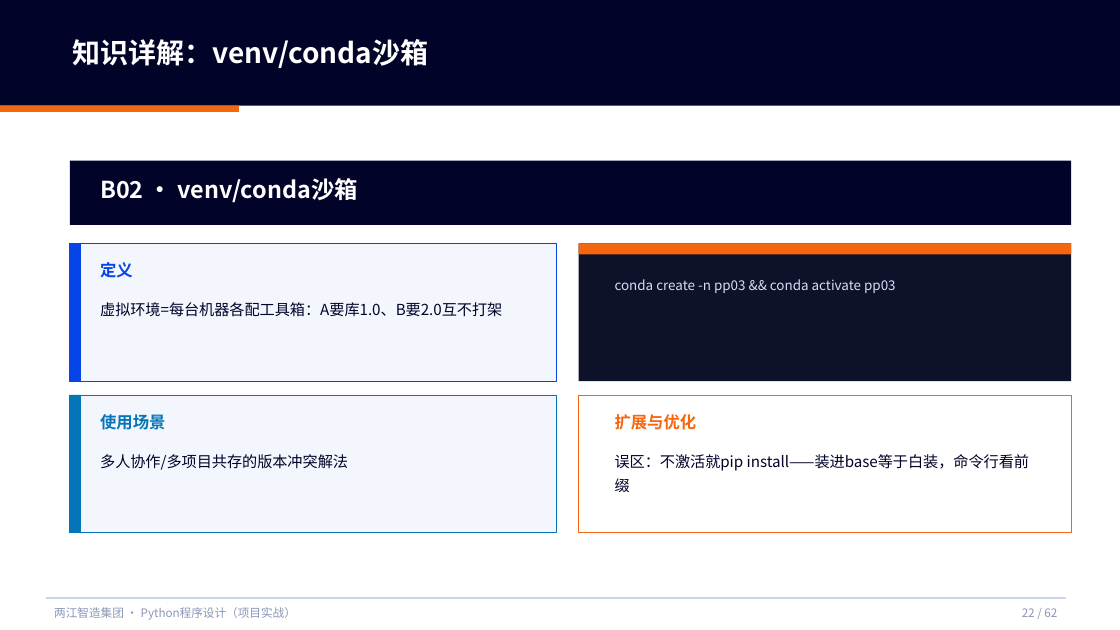
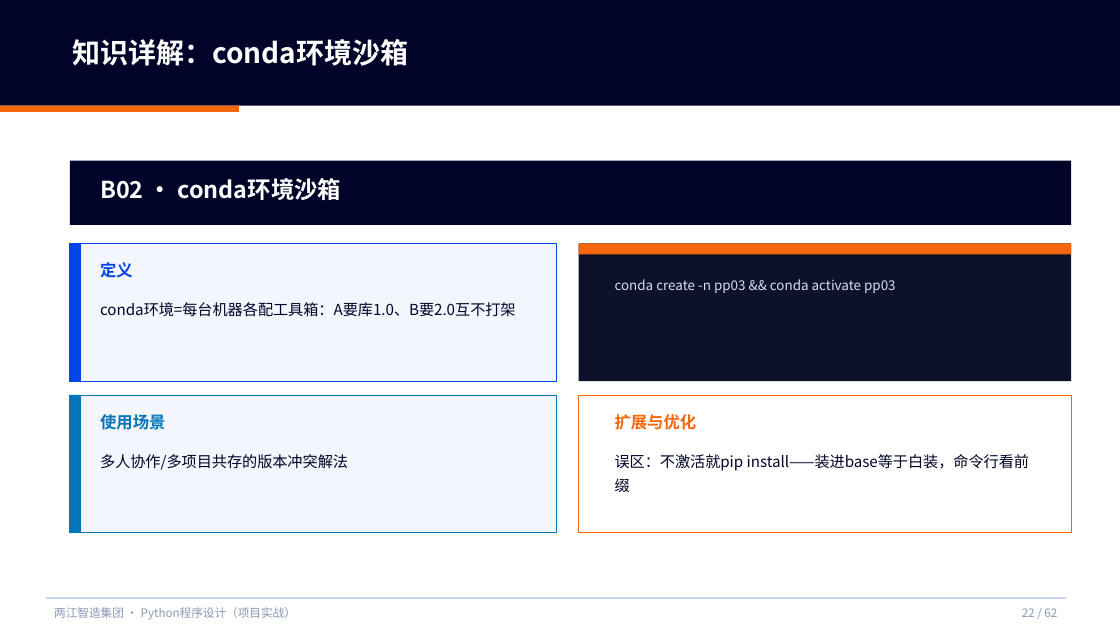
Before and after one commit to tianqiongenze/ai-course-teaching-resources, a slide deck: slide 22 of 03-Python程序设计-项目实战/V2授课PPT/W02-第3次课-像企业团队一样写代码.pptx. Drawn at 1120x630 pixels with LibreOffice and Linux fonts; fonts in the diff are those of the drawing. Boxes give left, top, right and bottom in pixels: in the first picture for what was removed or moved away, otherwise in the second. Text is boxed around its words. In the diff, an @@ line names an element or a change of style, - is before the commit and + after.

Commit message:
fix(sync88): venv源头清除 + 课标封面对齐 + 两门课全面审查
- 课标封面: 36pt→30pt、信息行→黑体18pt、课程名更正、删编制依据行、段前距72pt(23处)
- venv源头定位: 03源包LS3.3教学方案v3.0(57处)未同步Anaconda改造，共119处
- 修复: 40条规则统一conda表述，已写入46处(03源包+目标目录)
- 核查: VS Code 0处、工具链正确、PPT封面周次/次课0异常
- 九维度审查: 严重0/重要0/提示0
- 待完成: 2文件被WPS占用(授课计划表9处、教学方案57处)，已启动8h兜底重试
- 工具: _docx_work/sync88/

```diff
--- a/03-Python程序设计-项目实战/V2授课PPT/W02-第3次课-像企业团队一样写代码.pptx
+++ b/03-Python程序设计-项目实战/V2授课PPT/W02-第3次课-像企业团队一样写代码.pptx
@@ text at (73, 39, 409, 66): text changed @@
-知识详解：venv/conda沙箱
+知识详解：conda环境沙箱
@@ text at (100, 178, 342, 200): text changed @@
-B02 · venv/conda沙箱
+B02 · conda环境沙箱
@@ text at (100, 302, 516, 317): text changed @@
-虚拟环境=每台机器各配工具箱：A要库1.0、B要2.0互不打架
+conda环境=每台机器各配工具箱：A要库1.0、B要2.0互不打架
```
Also in this commit, not shown: 14 other slides changed, 14 other files.
